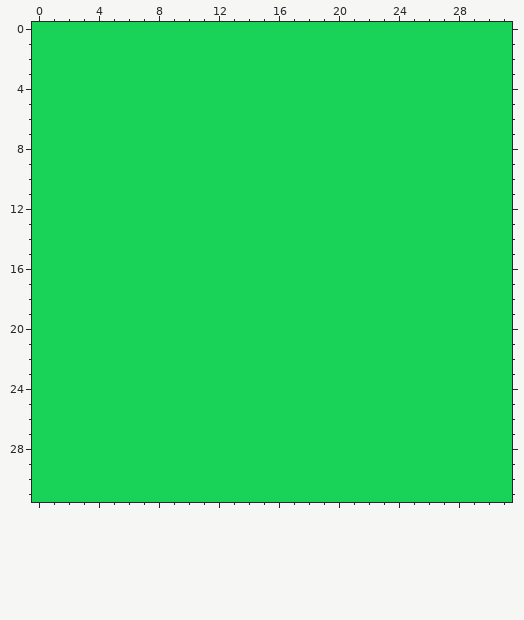
Pixel-art sprite, stored at assets/textures/ground.png. Above is the file before it was changed.
The file is 32x32 pixels. Colours within 5 levels of each other are drawn and written as one.
Now the later version:
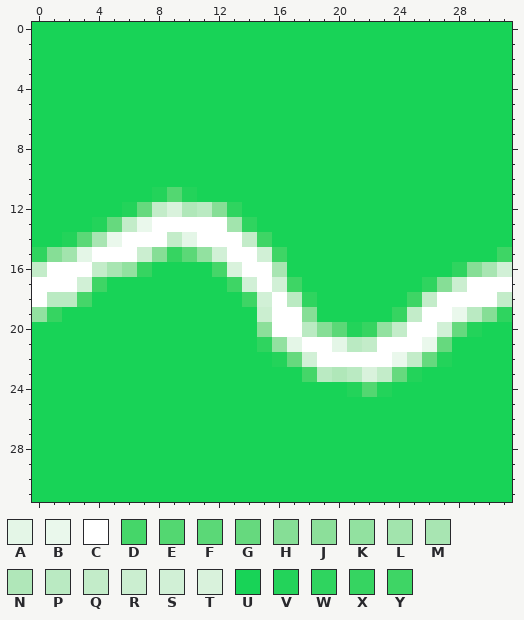
Palette (. is transparent): A #e4f6e7  B #eaf8ec  C #ffffff  D #45d669  E #53d771  F #5bd877  G #66d97e  H #86de96  J #8cdf9a  K #92e1a0  L #a2e4ad  M #a8e5b2  N #b0e7b9  P #baeac2  Q #c3ecc9  R #cbeed0  S #d1f0d6  T #d9f2dc  U #18d357  V #23d35a  W #2fd45f  X #36d461  Y #3ed565
Changes in this commit:
y 11: x 8..10 UUU -> VEV
y 12: x 6..13 UUUUUUUU -> VGQTNPHW
y 13: x 4..14 UUUUUUUUUUU -> VGQBCCCCCLW
y 14: x 2..15 UUUUUUUUUUUUUU -> VFMBCCCQACCCQY
y 15: x 0..16 UUUUUUUUUUUUUUUUU -> WHLACCCRHXFKSCCSY; x 31 U -> Y
y 16: x 0..7 UUUUUUUU -> QCCCQMKX; x 12..16 UUUUU -> DTCCM; x 28..31 UUUU -> WHMS
y 17: x 0..4 UUUUU -> CCCSY; x 13..17 UUUUU -> YSCSY; x 26..31 UUUUUU -> WHRCCC
y 18: x 0..3 UUUU -> CPPD; x 14..18 UUUUU -> YSCPW; x 25..31 UUUUUUU -> YQCCCCQ
y 19: x 0..1 UU -> KX; x 15..18 UUUU -> RCCH; x 24..31 UUUUUUUU -> XQCCBPHW
y 20: x 15..29 UUUUUUUUUUUUUUU -> JCCPHFVXKQCCSGV
y 21: x 15..27 UUUUUUUUUUUUU -> WKACCAPQCCCBG
y 22: x 16..27 UUUUUUUUUUUU -> VGSCCCCCBQGV
y 23: x 18..25 UUUUUUUU -> DPNPTQGV
y 24: x 21..23 UUU -> VEV
Changed places in both pictures, as pixel boxes (x1, y1, x2, y2):
changed: (32, 187, 512, 397)
